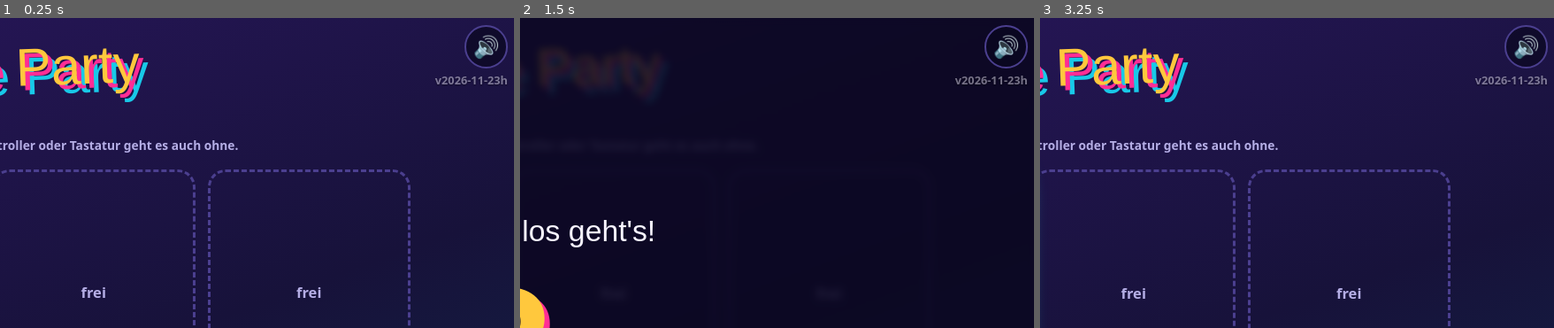
Above: before the commit, frames 1-3 (left to right).
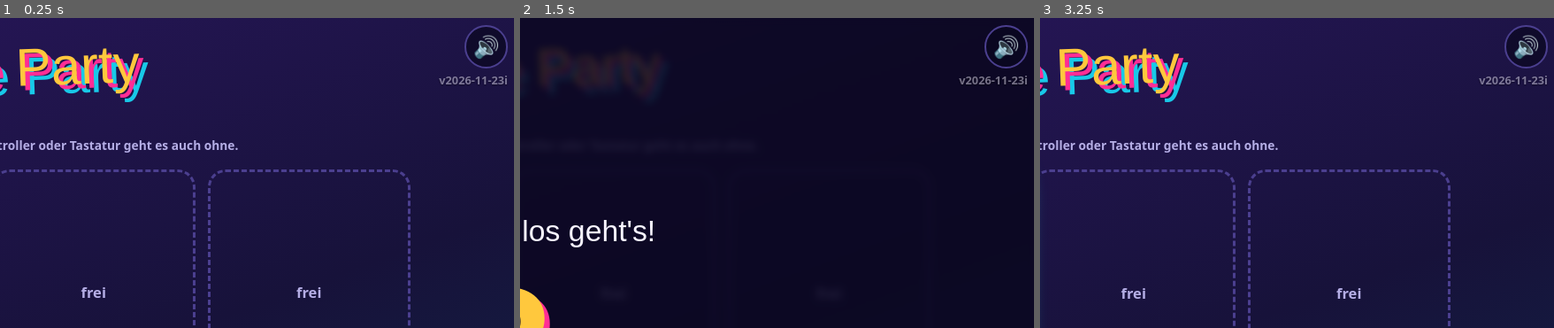
Above: after the commit, the same moments.

Repository: Kuma665/Arcade-Party
Game: browser game, page index.html
The game is run twice, just before and just after one commit, with the same random seed, the same clock (stepped at 60 frames per second) and the same inputs.
Inputs (mouse positions are % of the whole screen's width and height, from its top left):
- Up to frame 1 (0.25 s): no input
- Up to frame 2 (1.5 s): click (48, 49) at 0.27 s; hold Right from 1.03 s (still down); click (48, 55) at 1.07 s; tap Space at 1.1 s
- Up to frame 3 (3.25 s): release Right at 1.53 s; hold Down 1.58-1.85 s; tap Space every 0.5 s from 1.6 to 3.1 s; click (32, 44) at 1.67 s; click "Bereit? · Enter drücken" at 1.77 s; hold Left 1.9-2.47 s; click (65, 42) at 2.27 s; hold Up 2.52-2.82 s; tap T at 2.52 s; click (61, 60) at 2.87 s; hold Right from 2.87 s (still down)
The pictures show only the part of the screen within x 50-100%, y 0-50%; the shares and areas given below are measured in that part.

The runs differ from the first frame. In frame 1, 0.2% of the frame differs, in the area x 84-99%, y 18-22%; in frame 2, 0.2%; in frame 3, 0.2%.

Commit message:
Spiel aktualisiert: Menue-Texte zentral (TX/TX_UI am Skriptanfang: Ueberschriften, Knoepfe, Pause, Einstellungen, Spielnamen)
Co-Authored-By: Claude Opus 5.5 <noreply@anthropic.com>

Diff:
--- a/index.html
+++ b/index.html
@@ -169,47 +169,55 @@
  <div class="grid8" id="slots"></div>
  <div id="tmc" style="min-height:1.4em;line-height:1.4em;visibility:hidden;color:var(--mu);font-size:1.05em;text-align:center">&nbsp;</div>
  <div id="legend"></div>
- <div style="display:flex;gap:10px;justify-content:center;flex-wrap:wrap"><button onclick="addBot()">+ Test-Spieler</button><button onclick="removeBot()">− Test-Spieler</button><span style="display:inline-fle …(502 unchanged characters)…
+ <div style="display:flex;gap:10px;justify-content:center;flex-wrap:wrap"><button onclick="addBot()" data-kx="botAdd"></button><button onclick="removeBot()" data-kx="botRem"></button><span style="display:inline-fle …(502 unchanged characters)…
 </section>
 
-<div id="hc" style="position:fixed;inset:0;display:none;flex …(357 unchanged characters)… hcOk"></small><button onclick="hgDone()">Überspringen</button></div>
+<div id="hc" style="position:fixed;inset:0;display:none;flex …(357 unchanged characters)… hcOk"></small><button onclick="hgDone()" data-kx="skip"></button></div>
 <div id="bk" style="position:fixed;inset:0;display:none;flex-direction:column;align-items:center;justify-content:center …(377 unchanged characters)…
 <section id="menu">
- <h2>Was spielen wir?</h2>
+ <h2 data-kx="menuH"></h2>
  <div class="tiles" id="tiles"></div>
- <button onclick="const q=list().find(x=>!x.id.startsWith('bot'));if(q)bkOpen(q)">← Charakterauswahl</button>
+ <button onclick="const q=list().find(x=>!x.id.startsWith('bot'));if(q)bkOpen(q)" data-kx="toLobby"></button>
  <div id="tpts" style="display:none;color:var(--mu);font-size:1.05em;text-align:center;margin-bottom:6px"></div>
   <div id="board"></div>
 </section>
 
-<section id="set"><h2>⚙️ Einstellungen</h2><div class="rows" id="setrows"></div></section>
+<section id="set"><h2 data-kx="setH"></h2><div class="rows" id="setrows"></div></section>
 
 <section id="pre"><h2 id="pt"></h2><div class="rows" id="prerows"></div><div class="rc" id="prec" style="font-size:1.15em;text-align:center"></div></section>
 
 <section id="demo">
  <h2 id="dt"></h2><div id="dc"></div><div class="bars" id="dp"></div>
- <div id="dpz"><h2>⏸ Pause</h2><small id="dpn" style="text-align:center;color:var(--gold);max-width:90vw"></small><div class="rows" id="dpr"></div></div>
+ <div id="dpz"><h2 data-kx="pzH"></h2><small id="dpn" style="text-align:center;color:var(--gold);max-width:90vw"></small><div class="rows" id="dpr"></div></div>
 </section>
 
-<section id="hs"><h2>🏆 Bestenliste</h2>
- <div class="hsg"><div><h3>Gesamtwertung</h3><ol id="hstot"></ol></div><div><h3>Rekorde</h3><ol id="hsrec"></ol></div></div>
- <button onclick="show('menu')">Zurück</button></section>
-
-<section id="res"><h2>Ergebnis</h2><ol id="rl"></ol><small id="rn"></s …(273 unchanged characters)…
-<section id="trn"><h2 id="trh"></h2><div class="tg" id="trg"></div><div id="trq"></div><small id="trt" style="text-align:center"></small><h3 id="trz"></h3><ol id="trl"></ol><div id="trp"></div><small id="trs"></small><button onclick="tourCancel()">Turnier beenden</button></section>
+<section id="hs"><h2 data-kx="hsH"></h2>
+ <div class="hsg"><div><h3 data-kx="hsTot"></h3><ol id="hstot"></ol></div><div><h3 data-kx="hsRec"></h3><ol id="hsrec"></ol></div></div>
+ <button onclick="show('menu')" data-kx="back"></button></section>
+
+<section id="res"><h2 data-kx="resH"></h2><ol id="rl"></ol><small id="rn"></s …(273 unchanged characters)…
+<section id="trn"><h2 id="trh"></h2><div class="tg" id="trg"></div><div id="trq"></div><small id="trt" style="text-align:center"></small><h3 id="trz"></h3><ol id="trl"></ol><div id="trp"></div><small id="trs"></small><button onclick="tourCancel()" data-kx="tourEnd"></button></section>
 <section id="tfin"><h2 id="tfh"></h2><div id="tfw"></div><ol id="tfl"></ol><div id="tfr"></div><div id="tfs"></div><small data-kx="tfin"></small></section>
 
-<section id="bm"><canvas id="bc"></canvas><div id="bpz"><h2>⏸ Pause</h2><small id="bpn" style="text-align:center;color:var(--gold);max-width:90vw"></small><div class="rows" id="bpr"></div></div></section>
-<section id="bo"><canvas id="boc"></canvas><div id="opz"><h2>⏸ Pause</h2><small id="opn" style="text-align:center;color:var(--gold);max-width:90vw"></small><div class="rows" id="opr"></div></div></section>
-<section id="sm"><canvas id="smc"></canvas><div id="spz"><h2>⏸ Pause</h2><small id="spn" style="text-align:center;color:var(--gold);max-width:90vw"></small><div class="rows" id="spr"></div></div></section>
-<section id="rc"><canvas id="rcv"></canvas><div id="rpz"><h2>⏸ Pause</h2><small id="rpn" style="text-align:center;color:var(--gold);max-width:90vw"></small><div class="rows" id="rpr"></div></div></section>
+<section id="bm"><canvas id="bc"></canvas><div id="bpz"><h2 data-kx="pzH"></h2><small id="bpn" style="text-align:center;color:var(--gold);max-width:90vw"></small><div class="rows" id="bpr"></div></div></section>
+<section id="bo"><canvas id="boc"></canvas><div id="opz"><h2 data-kx="pzH"></h2><small id="opn" style="text-align:center;color:var(--gold);max-width:90vw"></small><div class="rows" id="opr"></div></div></section>
+<section id="sm"><canvas id="smc"></canvas><div id="spz"><h2 data-kx="pzH"></h2><small id="spn" style="text-align:center;color:var(--gold);max-width:90vw"></small><div class="rows" id="spr"></div></div></section>
+<section id="rc"><canvas id="rcv"></canvas><div id="rpz"><h2 data-kx="pzH"></h2><small id="rpn" style="text-align:center;color:var(--gold);max-width:90vw"></small><div class="rows" id="rpr"></div></div></section>
 <div id="msg" style="display:none;position:fixed;left:4vw;right:4vw;top:3vh;z-index:9;background:#ff2d95;color:#fff;padding:14px 18px;border-radius:14px;text-align:center"></div>
 <div id="tp" hidden><div id="tdp"><i data-d="u">▲</i><i data-d="d">▼</i><i data-d="l">◀</i><i data-d="r">▶</i></div><bu …(215 unchanged characters)…
 <div id="tpc" hidden><button id="tpt" tabindex="-1" title="Touch-Tasten an/aus" onmousedown="event.preventDefault()">🎮</button><button id="tpf" tabindex="-1" title="Vollbild" onmousedown="event.preventDefault()">⛶</button></div>
-<div id="cd"><h2>Alle bereit – los geht's!</h2><div id="cdn">3</div><button onclick="cancelCd(true)">Abbrechen (alle wieder auf „nicht bereit“)</button></div>
-<div id="tq" style="position:fixed;left:0;top:0;width:100vw; …(288 unchanged characters)… content:center"><button onclick="tqGo()">Trotzdem starten</button><button onclick="tqNo()">Teams ändern</button></div></div>
+<div id="cd"><h2 data-kx="cdH"></h2><div id="cdn">3</div><button onclick="cancelCd(true)" data-kx="cdNo"></button></div>
+<div id="tq" style="position:fixed;left:0;top:0;width:100vw; …(288 unchanged characters)… content:center"><button onclick="tqGo()" data-kx="tqGo"></button><button onclick="tqNo()" data-kx="tqNo"></button></div></div>
 <iframe id="fl" allow="autoplay *; gamepad *"></iframe>
 <script>
+/* Texte zentral (für späteres Englisch): TX (Grundausstattung, Hinweise) + TX_UI (Menüs, Spielnamen) */
+var VER='v2026-11-23i';
+var TX={gfxL:'Grafik',gfx:['Auto','Niedrig','Mittel','Hoch'],hOk:'{A} OK · {B} Zurück',hPz:'{A} Wählen · {B} Weiterspielen',hcOk:'Alle drücken {A}, wenn sie die Steuerung kennen',bkYes:'Ja, zurück · {A}',bkNo:'Nein · {B}',rmA:'↻ Nochmal · {A}',rmB:'Menü · {B}',tfin:'Zurück zum Menü in ein paar Sekunden · {A}',resT:'Es geht gleich weiter…',resV:'Abstimmung: {A} = nochmal · {B} = Menü · es zählt die Mehrheit',rsq:'Wirklich neu starten? · {A}',trs:' · ◀ ▶ wählen · {A} bestätigen',boSel:'◀ ▶ wählen · {A} bestätigen · {B} ändern',boHold:'🛡 {A} halten!',
+ mute:'Ton an/aus (M)',err:'Fehler: ',line:'Zeile ',rot:'📱 ↻<br>Bitte quer drehen',
+ credits:'<b>Arcade Party</b> '+VER+'<br>Musik und Soundeffekte: im Spiel erzeugt<br>Schriften: Bungee, Rajdhani (Google Fonts)<br>QR-Code: qrcodejs (davidshimjs)<br>Handy-Verbindung: PeerJS (peerjs.com)<br><small>Tippen zum Schließen</small>'};
+var TX_UI={menuH:'Was spielen wir?',setH:'⚙️ Einstellungen',pzH:'⏸ Pause',hsH:'🏆 Bestenliste',hsTot:'Gesamtwertung',hsRec:'Rekorde',resH:'Ergebnis',back:'Zurück',toLobby:'← Charakterauswahl',skip:'Überspringen',tourEnd:'Turnier beenden',cdH:'Alle bereit – los geht\'s!',cdNo:'Abbrechen (alle wieder auf „nicht bereit“)',tqGo:'Trotzdem starten',tqNo:'Teams ändern',botAdd:'+ Test-Spieler',botRem:'− Test-Spieler',
+ pzGo:'Weiter',pzRs:'Neustart',pzQuit:'Zum Menü',pzDrop:'Ohne ',pzThem:'sie',pzOn:' weiter',setMus:'Musik',setSfx:'Soundeffekte',setTh:'Design',setVib:'Vibration',on:'An',off:'Aus',
+ games:[['The Flood','Das Wasser steigt','🌊'],['Bomben-Chaos','Items, Events, Chaos!','💥'],['Sumo-Arena','Runter vom Podest!','🤼'],['Hindernisrennen','Wer ist zuerst im Ziel?','🏁'],['Boss-Rush','Alle gegen den Drachen','🐲'],['Reaktions-Duell','Nicht zu früh!','⚡'],['Zeichnen & Raten','Handy als Stift','🎨'],['Hochstapler','Wer blufft?','🕵️'],['Zufall','Das Schicksal wählt','🎲'],['Einstellungen','Musik, Effekte & Design','⚙️']]};
 const COL=['#ff2e4d','#22e4ff','#39ff6a','#ff4fd8','#ffe13c','#ff8c28','#aa6eff','#ebf0ff','#3d7bff','#c6ff3d','#c27a3d …(226 unchanged characters)…
 const TC=['#ff2e4d','#3d7bff','#39ff6a','#ffe13c'],TN=['Team Rot','Team Blau','Team Grün','Team Gelb'],TG=['🟥','🟦','🟩','🟨'];
 let TMON=false;
@@ -222,7 +230,7 @@
 function shuffleTeams(n){n=Math.max(2,Math.min(4,n|0||2));if(st!=='lobby'||ned||list().length<2)return;n=Math.min(n,lis …(365 unchanged characters)…
 function clearTeams(){if(st!=='lobby'||ned)return;list().forEach(p=>{if(!lk(p))p.tm=0});beep(cfgG.sfx,0,262);render();push()}
 function cycTm(id,d){const p=P[id];if(!p||lk(p)||list().length<2)return;p.tm=((p.tm||0)+d+5)%5;beep(cfgG.sfx,0,p.tm?[392,494,587,698][p.tm-1]:262);render();push()}
-const GAMES=[['The Flood','Das Wasser steigt','🌊'],['Bomben-Chaos','Items, Events, Chaos!','💥'],['Sumo-Arena','Runter vom Podest!','🤼'],['Hindernisrennen','Wer ist zuerst im Ziel?','🏁'],['Boss-Rush','Alle gegen den Drachen','🐲'],['Reaktions-Duell','Nicht zu früh!','⚡'],['Zeichnen & Raten','Handy als Stift','🎨'],['Hochstapler','Wer blufft?','🕵️'],['Zufall','Das Schicksal wählt','🎲'],['Einstellungen','Musik, Effekte & Design','⚙️']];
+const GAMES=TX_UI.games;
 GAMES[0].opts=[{k:'diff',n:'Schwierigkeit',v:['Leicht','Normal','Schwer']},{k:'rain',n:'Regen',v:['Aus','An']}];
 GAMES[1].opts=[{k:'bots',n:'Bot-Stärke',v:['Schwach','Normal','Stark']}];
 GAMES[2].opts=[{k:'sp',n:'Schrumpf-Tempo',v:['Gemütlich','Normal','Hektisch']},{k:'bots',n:'Bot-Stärke',v:['Schwach','Normal','Stark']}];
@@ -377,7 +385,7 @@
  {const g=[[],[],[],[]];l.forEach(p=>{if(p.tm)g[p.tm-1].push(p.pts)});const t=$('tpts'),r=TMON?g.map((a,i)=>a.length?{i …(193 unchanged characters)…
  $('board').innerHTML=[...l].sort((a,b)=>b.pts-a.pts).map(p=>`<div class="bp" style="--c:${COL[p.co]}">${av(p)}${p.crown?'👑 ':''}${esc(p.name)}${tmb(p)} <b>${p.pts}</b></div>`).join('');
  const row=(i,l,v,go)=>`<div class="rw ${i===rc?'sel':''} ${go?'go':''}" onclick="rowClick(${i})"><span>${l}</span>${v! …(222 unchanged characters)…
- $('setrows').innerHTML=row(0,'Musik',cfgG.mus)+row(1,'Soundeffekte',cfgG.sfx)+row(2,'Design',THEMES[cfgG.th|0])+row(3,'Vibration',cfgG.vib?'An':'Aus')+row(4,TX.gfxL,(cfgG.gfx|0)?TX.gfx[cfgG.gfx]:TX.gfx[0]+' · '+TX.gfx[apQ])+row(5,'Zurück',null,1);
+ $('setrows').innerHTML=row(0,TX_UI.setMus,cfgG.mus)+row(1,TX_UI.setSfx,cfgG.sfx)+row(2,TX_UI.setTh,THEMES[cfgG.th|0])+row(3,TX_UI.setVib,cfgG.vib?TX_UI.on:TX_UI.off)+row(4,TX.gfxL,(cfgG.gfx|0)?TX.gfx[cfgG.gfx]:TX.gfx[0]+' · '+TX.gfx[apQ])+row(5,TX_UI.back,null,1);
  if(pre){const g=GAMES[pre.i];$('pt').textContent=g[2]+' '+g[0];$('prerows').innerHTML=g.opts.map((o,i)=>row(i,o.n,o.v[ …(334 unchanged characters)…
  if(st==='hs')renderHS();
  if(keep){const n=document.querySelector('.nmi[data-id="'+keep.id+'"]');if(n){n.focus();try{n.setSelectionRange(keep.s,keep.s)}catch(e){}}}
@@ -462,7 +470,7 @@
  const render=()=>{const B=o();if(!B)return;const l=B.lost||[];
   $(c.note).textContent=l.length?'Verbindung verloren: '+l.map(q=>q.p.name).join(', ')+'. Das Handy verbindet sich von selbst wieder.':(B.pby?'⏸ '+B.pby+' hat pausiert':'');
   B.pzm=l.length?['drop','rs','quit']:['go','rs','quit'];
-  const T={go:'Weiter',rs:B.rsq?apKx(TX.rsq):'Neustart',quit:'Zum Menü',drop:'Ohne '+(l.length>1?'sie':l[0]?esc(l[0].p.name):'')+' weiter'};
+  const T={go:TX_UI.pzGo,rs:B.rsq?apKx(TX.rsq):TX_UI.pzRs,quit:TX_UI.pzQuit,drop:TX_UI.pzDrop+(l.length>1?TX_UI.pzThem:l[0]?esc(l[0].p.name):'')+TX_UI.pzOn};
   $(c.rows).innerHTML=B.pzm.map((a,i)=>`<div class="rw go ${i===B.pzi?'sel':''}" onclick="${c.click}(${i})">${T[a]}</div>`).join('')};
  const pause=(v,by)=>{const B=o();if(!B||B.done)return;if(c.strict&&!!v===!!B.pz)return;B.rsq=0;
   if(c.onPause)c.onPause(B,!!v);
@@ -575,10 +583,6 @@
 /* ===== Grundausstattung (wie in den anderen Spielen): Ton aus beim Verlassen, Stumm-Knopf, Fehleranzeige, Wake Lock,
    Zurück-Taste, Vollbild, Dreh-Hinweis, Mauszeiger ausblenden, Version + Credits. Texte zentral in TX.
    var statt let/const: pollPads() und push1() laufen schon, bevor dieser Block erreicht ist. ===== */
-var VER='v2026-11-23h';
-var TX={gfxL:'Grafik',gfx:['Auto','Niedrig','Mittel','Hoch'],hOk:'{A} OK · {B} Zurück',hPz:'{A} Wählen · {B} Weiterspielen',hcOk:'Alle drücken {A}, wenn sie die Steuerung kennen',bkYes:'Ja, zurück · {A}',bkNo:'Nein · {B}',rmA:'↻ Nochmal · {A}',rmB:'Menü · {B}',tfin:'Zurück zum Menü in ein paar Sekunden · {A}',resT:'Es geht gleich weiter…',resV:'Abstimmung: {A} = nochmal · {B} = Menü · es zählt die Mehrheit',rsq:'Wirklich neu starten? · {A}',trs:' · ◀ ▶ wählen · {A} bestätigen',boSel:'◀ ▶ wählen · {A} bestätigen · {B} ändern',boHold:'🛡 {A} halten!',
- mute:'Ton an/aus (M)',err:'Fehler: ',line:'Zeile ',rot:'📱 ↻<br>Bitte quer drehen',
- credits:'<b>Arcade Party</b> '+VER+'<br>Musik und Soundeffekte: im Spiel erzeugt<br>Schriften: Bungee, Rajdhani (Google Fonts)<br>QR-Code: qrcodejs (davidshimjs)<br>Handy-Verbindung: PeerJS (peerjs.com)<br><small>Tippen zum Schließen</small>'};
 var GAMEST=['demo','bm','bo','sm','rc','flood'],AUDC=[],apFoc=true,apMT=0,apFsOff=false,apL3={},apWl=null,apHist=0,apErrN=0;
 /* Tastensymbole (23.11.2026): richten sich nach der zuletzt benutzten Eingabe. PS → ✕ ○ □ △ (SVG), Xbox/Handy-Pad/Touch → A B X Y, Tastatur → Enter/Esc.
    Texte mit Platzhaltern {A} {B} {X} {Y}: apKx() für HTML (runde Plakette), apKxc() für Canvas. Elemente mit data-kx (TX-Schlüssel oder Text) füllt apSymRefresh(). */
@@ -588,7 +592,7 @@
 function apSym(k,kind){kind=kind||apKind;if(kind==='ps')return '<span class="psg ps'+k+'"><svg viewBox="0 0 10 10">'+PSV[k]+'</svg></span>';return '<span class="psg '+(kind==='kb'?'kb':'xb'+k)+'">'+SYM[kind][k]+'</span>'}
 function apKx(s,kind){return String(s).replace(/\{([ABXY])\}/g,(m,k)=>apSym(k.toLowerCase(),kind))}
 function apKxc(s){return String(s).replace(/\{([ABXY])\}/g,(m,k)=>SYM[apKind][k.toLowerCase()])}
-function apSymRefresh(){document.querySelectorAll('[data-kx]').forEach(e=>{const k=e.dataset.kx;e.innerHTML=apKx(TX[k]!=null?TX[k]:k)});try{if(st==='lobby')legend();if(st==='trn')trsTxt();render()}catch(_){}apHintUpd()}
+function apSymRefresh(){document.querySelectorAll('[data-kx]').forEach(e=>{const k=e.dataset.kx;e.innerHTML=apKx(TX[k]!=null?TX[k]:TX_UI[k]!=null?TX_UI[k]:k)});try{if(st==='lobby')legend();if(st==='trn')trsTxt();render()}catch(_){}apHintUpd()}
 function apKindSet(k){if(k&&k!==apKind){apKind=k;apSymRefresh()}}
 function apKindOf(id){if(/^gp/.test(id)){const g=gpOf(id);return g&&gpKind(g)==='ps'?'ps':'xb'}return id==='kb'&&!TOUCHDEV?'kb':'xb'}
 /* Knopf-Hinweis unten rechts: nur mit Controller, nur in Menüs/Pause, nicht auf scrollenden Seiten */
